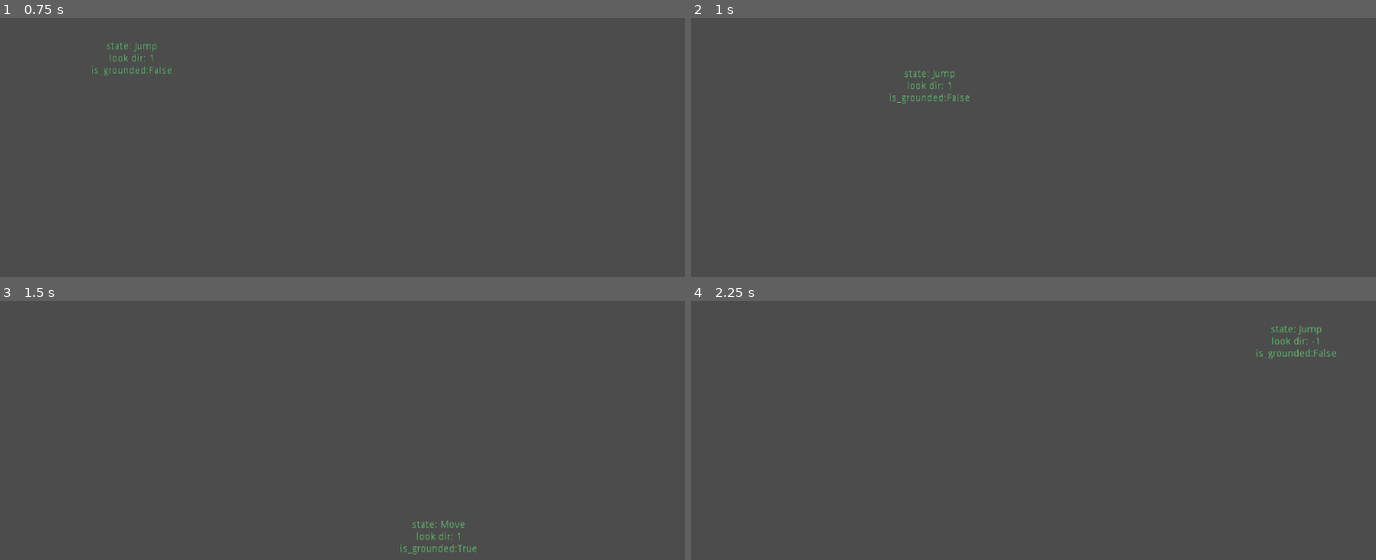
Above: before the commit, frames 1-4 (two rows, left to right).
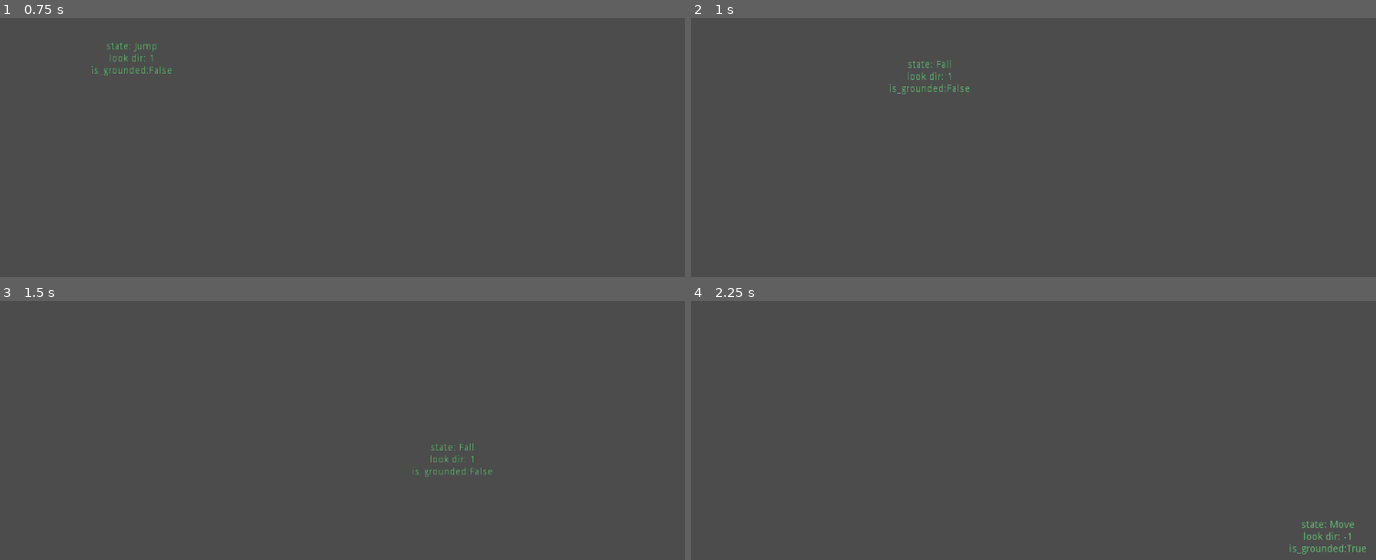
Above: after the commit, the same moments.

Repository: vicious987/slimeboy
Game: Godot game, scene res://Gameworld.tscn
The game is run twice, just before and just after one commit, with the same random seed, the same clock (stepped at 60 frames per second) and the same inputs.
Inputs:
- Up to frame 1 (0.75 s): hold D (move_right) from 0.53 s (still down); hold W (jump) from 0.53 s (still down)
- Up to frame 2 (1 s): keep holding D (move_right); keep holding W (jump)
- Up to frame 3 (1.5 s): keep holding D (move_right); release W (jump) at 1.28 s; tap W (jump) at 1.35 s
- Up to frame 4 (2.25 s): tap W (jump) at 1.52, 1.82 s; release D (move_right) at 2.03 s; hold A (move_left) from 2.03 s (still down); hold W (jump) from 2.03 s (still down)

Frame 1 is identical in both runs. In frame 2, 0.5% of the frame differs, in the area x 28-41%, y 16-34%; in frame 3, 0.5%; in frame 4, 0.6%, in the area x 82-99%, y 9-98%.

Commit message:
split jump state into jump (ascending) and fall (descending) state, add wallslide state

Diff:
--- a/Player.gd
+++ b/Player.gd
@@ -2,8 +2,8 @@
 
 var look_direction:int = 1
 #onready var player_motion = $KinematicBody2D2.current_state.qwe
-onready var STATE_MACHINE = $KinematicBody2D2
-onready var DEBUG_LABEL = $KinematicBody2D2/Label
+onready var STATE_MACHINE = $KinematicBody2D
+onready var DEBUG_LABEL = $KinematicBody2D/Label
 
 func _ready():
 	pass
@@ -12,5 +12,5 @@
 	DEBUG_LABEL.text =  "state: " + str(STATE_MACHINE.current_state.name) + "\n"
 	DEBUG_LABEL.text += "look dir: " + str(look_direction) + "\n"
 	#DEBUG_LABEL.text += "motion: " + str(player_motion) + "\n"
-	DEBUG_LABEL.text += "is_grounded:" + str($KinematicBody2D2/SurfaceDetector.is_grounded())
+	DEBUG_LABEL.text += "is_grounded:" + str($KinematicBody2D/SurfaceDetector.is_grounded())
 	pass
--- a/Player.tscn
+++ b/Player.tscn
@@ -6,6 +6,8 @@
 [ext_resource path="res://states/MoveState.gd" type="Script" id=4]
 [ext_resource path="res://states/Jump.gd" type="Script" id=5]
 [ext_resource path="res://Node.gd" type="Script" id=6]
+[ext_resource path="res://states/Wallslide.gd" type="Script" id=7]
+[ext_resource path="res://states/FallState.gd" type="Script" id=8]
 
 [sub_resource type="RectangleShape2D" id=1]
 extents = Vector2( 25, 25 )
@@ -14,10 +16,10 @@
 modulate = Color( 0.439216, 0.835294, 0.501961, 1 )
 script = ExtResource( 2 )
 
-[node name="KinematicBody2D2" type="KinematicBody2D" parent="."]
+[node name="KinematicBody2D" type="KinematicBody2D" parent="."]
 script = ExtResource( 1 )
 
-[node name="Label" type="Label" parent="KinematicBody2D2"]
+[node name="Label" type="Label" parent="KinematicBody2D"]
 self_modulate = Color( 0.901961, 0.901961, 0.901961, 1 )
 margin_left = -62.3912
 margin_top = -138.358
@@ -29,50 +31,56 @@
 "_edit_use_anchors_": false
 }
 
-[node name="CollisionShape2D" type="CollisionShape2D" parent="KinematicBody2D2"]
+[node name="CollisionShape2D" type="CollisionShape2D" parent="KinematicBody2D"]
 shape = SubResource( 1 )
 
-[node name="States" type="Node" parent="KinematicBody2D2"]
+[node name="States" type="Node" parent="KinematicBody2D"]
 
-[node name="Move" type="Node" parent="KinematicBody2D2/States"]
+[node name="Move" type="Node" parent="KinematicBody2D/States"]
 script = ExtResource( 4 )
 move_speed = 800
 
-[node name="Idle" type="Node" parent="KinematicBody2D2/States"]
+[node name="Idle" type="Node" parent="KinematicBody2D/States"]
 script = ExtResource( 3 )
 
-[node name="Jump" type="Node" parent="KinematicBody2D2/States"]
+[node name="Jump" type="Node" parent="KinematicBody2D/States"]
 script = ExtResource( 5 )
 
-[node name="SurfaceDetector" type="Node2D" parent="KinematicBody2D2"]
+[node name="Wallslide" type="Node" parent="KinematicBody2D/States"]
+script = ExtResource( 7 )
+
+[node name="Fall" type="Node" parent="KinematicBody2D/States"]
+script = ExtResource( 8 )
+
+[node name="SurfaceDetector" type="Node2D" parent="KinematicBody2D"]
 script = ExtResource( 6 )
 
-[node name="RayCastGroundLeft" type="RayCast2D" parent="KinematicBody2D2/SurfaceDetector"]
+[node name="RayCastGroundLeft" type="RayCast2D" parent="KinematicBody2D/SurfaceDetector"]
 position = Vector2( 16, 26 )
 enabled = true
 cast_to = Vector2( 0, 2 )
 
-[node name="RayCastGroundRight" type="RayCast2D" parent="KinematicBody2D2/SurfaceDetector"]
+[node name="RayCastGroundRight" type="RayCast2D" parent="KinematicBody2D/SurfaceDetector"]
 position = Vector2( -16, 26 )
 enabled = true
 cast_to = Vector2( 0, 2 )
 
-[node name="RayCastLWallUpper" type="RayCast2D" parent="KinematicBody2D2/SurfaceDetector"]
+[node name="RayCastLWallUpper" type="RayCast2D" parent="KinematicBody2D/SurfaceDetector"]
 position = Vector2( -26, 16 )
 enabled = true
 cast_to = Vector2( -2, 0 )
 
-[node name="RayCastLWallLower" type="RayCast2D" parent="KinematicBody2D2/SurfaceDetector"]
+[node name="RayCastLWallLower" type="RayCast2D" parent="KinematicBody2D/SurfaceDetector"]
 position = Vector2( -26, -16 )
 enabled = true
 cast_to = Vector2( -2, 0 )
 
-[node name="RayCastRWallLower" type="RayCast2D" parent="KinematicBody2D2/SurfaceDetector"]
+[node name="RayCastRWallLower" type="RayCast2D" parent="KinematicBody2D/SurfaceDetector"]
 position = Vector2( 26, 16 )
 enabled = true
 cast_to = Vector2( 2, 0 )
 
-[node name="RayCastRWallUpper" type="RayCast2D" parent="KinematicBody2D2/SurfaceDetector"]
+[node name="RayCastRWallUpper" type="RayCast2D" parent="KinematicBody2D/SurfaceDetector"]
 position = Vector2( 26, -16 )
 enabled = true
 cast_to = Vector2( 2, 0 )
--- a/TestingGrounds.tscn
+++ b/TestingGrounds.tscn
@@ -1,10 +1,13 @@
-[gd_scene load_steps=3 format=2]
+[gd_scene load_steps=4 format=2]
 
 [sub_resource type="RectangleShape2D" id=1]
 extents = Vector2( 1200, 10 )
 
 [sub_resource type="RectangleShape2D" id=2]
 extents = Vector2( 100, 50 )
+
+[sub_resource type="RectangleShape2D" id=3]
+extents = Vector2( 20, 600 )
 
 [node name="Map" type="Node2D"]
 
@@ -19,3 +22,12 @@
 [node name="CollisionShape2D" type="CollisionShape2D" parent="StaticBody2D2"]
 position = Vector2( 505.653, 651.894 )
 shape = SubResource( 2 )
+
+[node name="StaticBody2D3" type="StaticBody2D" parent="."]
+__meta__ = {
+"_edit_lock_": true
+}
+
+[node name="CollisionShape2D" type="CollisionShape2D" parent="StaticBody2D3"]
+position = Vector2( 8.97559, 296.194 )
+shape = SubResource( 3 )
--- /dev/null
+++ b/states/FallState.gd
@@ -0,0 +1,23 @@
+extends State
+
+export var horizontal_maneuverability:int = 600
+
+func enter(host:KinematicBody2D) -> void:
+	return
+func exit(host:KinematicBody2D) -> void:
+	return
+func handle_input(event:InputEvent) -> void:
+	return
+func update(host:KinematicBody2D, delta) -> void:
+	var input_direction = get_input_direction()
+	update_look_direction(input_direction)
+
+	if host.is_on_floor() and motion.y >= 0:
+		if input_direction:
+			emit_signal("done", "Move")
+		else:
+			emit_signal("done", "Idle")
+
+	apply_gravity()
+	motion.x = input_direction * horizontal_maneuverability
+	host.move_and_slide(motion, Vector2.UP)
--- a/states/GroundState.gd
+++ b/states/GroundState.gd
@@ -3,4 +3,4 @@
 
 func handle_input(event:InputEvent) -> void:
 	if event.is_action_pressed("jump"):
-		emit_signal("done", "jump")
+		emit_signal("done", "Jump")
--- a/states/IdleState.gd
+++ b/states/IdleState.gd
@@ -5,7 +5,7 @@
 
 func update(host:KinematicBody2D, delta):
 	if get_input_direction():
-		emit_signal("done", "move")
+		emit_signal("done", "Move")
 
 	apply_gravity()
 	host.move_and_slide(motion)
--- a/states/Jump.gd
+++ b/states/Jump.gd
@@ -7,7 +7,7 @@
 func enter(host):
 	motion.y = -final_jump_force
 
-func _input(event: InputEvent) -> void:
+func handle_input(event: InputEvent) -> void:
 	if event.is_action_released("jump"):
 		motion.y = 0
 
@@ -15,11 +15,11 @@
 	var input_direction = get_input_direction()
 	update_look_direction(input_direction)
 
-	if host.is_on_floor() and motion.y >= 0:
-		if input_direction:
-			emit_signal("done", "move")
-		else:
-			emit_signal("done", "idle")
+
+	if input_direction == -1 and host.get_node("SurfaceDetector").is_next_to_left_wall():
+		emit_signal("done", "Wallslide")
+	if motion.y > 0:
+		emit_signal("done", "Fall")
 
 	apply_gravity()
 	motion.x = input_direction * horizontal_maneuverability
--- a/states/MoveState.gd
+++ b/states/MoveState.gd
@@ -17,7 +17,7 @@
 		motion.x = lerp(motion.x, 0, 0.15)
 		if abs(motion.x) < 32:
 			motion.x = 0
-			emit_signal("done", "idle")
+			emit_signal("done", "Idle")
 
 	host.move_and_slide(motion, Vector2.UP)
 	#print(motion)
--- a/states/StateMachine.gd
+++ b/states/StateMachine.gd
@@ -2,15 +2,20 @@
 
 var current_state = null
 var previous_state = null
-
+onready var state_map = {}
+"""
 onready var state_map = {
 	"move" : $States/Move,
 	"idle" : $States/Idle,
-	"jump" : $States/Jump
+	"jump" : $States/Jump,
+	"wallslide" : $States/Wallslide
 }
+"""
 
 func _ready():
-	current_state = state_map["idle"]
+	for c in $States.get_children():
+		state_map[c.name] = c
+	current_state = state_map["Idle"]
 	for s in state_map.values():
 		s.connect("done", self, "_on_State_done")
 
@@ -26,4 +31,4 @@
 
 func _physics_process(delta):
 	current_state.update(self, delta)
-	print($SurfaceDetector.is_grounded())
+	print(current_state.motion)
--- /dev/null
+++ b/states/Wallslide.gd
@@ -0,0 +1,23 @@
+extends GroundState
+
+func enter(host:KinematicBody2D) -> void:
+	return
+
+func exit(host:KinematicBody2D) -> void:
+	return
+
+func handle_input(event:InputEvent) -> void:
+	#pass
+	#.handle_input(event)
+	if Input.is_action_just_released("move_left"):
+		emit_signal("done", "Idle")
+	if event.is_action_pressed("jump"):
+		motion.x = 1000
+		motion.y = -3000
+
+func update(host:KinematicBody2D, delta) -> void:
+	apply_gravity()
+
+	if motion.y > 0:
+		motion.y = motion.y * 0.5
+	host.move_and_slide(motion, Vector2.UP)
Not shown: 1 places in Player.tscn that only renumber resources
